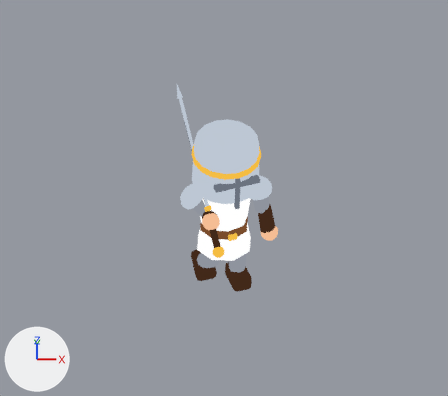
The Blender file art/swordsman/swordsman.blend as it was, and as the next commit left it.
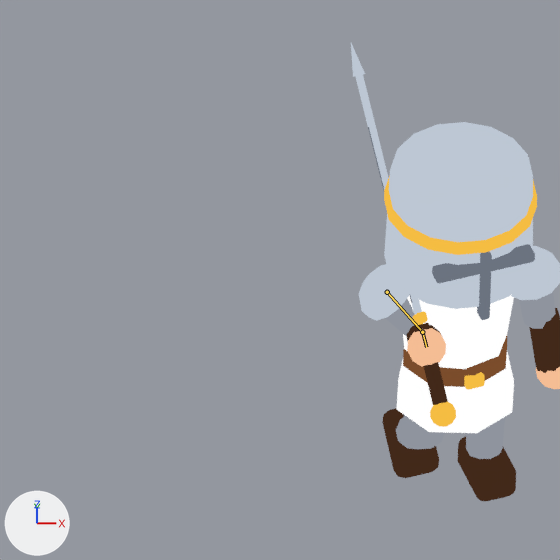
There are two pictures of each version: one from the file's camera 'camera', one close up on the part from 4% to 61% of the width and 16% to 80% of the height. Every picture has the same lights, and +X, +Y and +Z are marked at lower left. The last two pictures show the newer version. Both versions are drawn at frame 21 of the action 'swordsmanAction'; the numbers are the values there. The bones that change are drawn over the model as lines in the close-ups.

In view in the first close-up: 'belt', 'boot.L', 'boot.R', 'chest', 'fist.R', 'forearm.R', 'great_helm', 'great_helm_band', 'great_helm_slit', 'great_helm_top', 'greatsword_blade', 'greatsword_crossguard', 'greatsword_fuller', 'greatsword_grip', 'greatsword_pommel', 'greatsword_tip', 'pauldron.L', 'pauldron.R', 'skirt', 'sleeve.R' and 9 more.
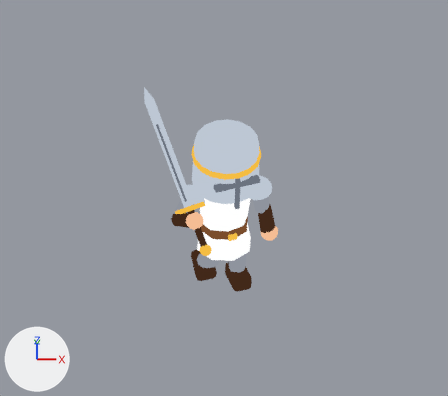
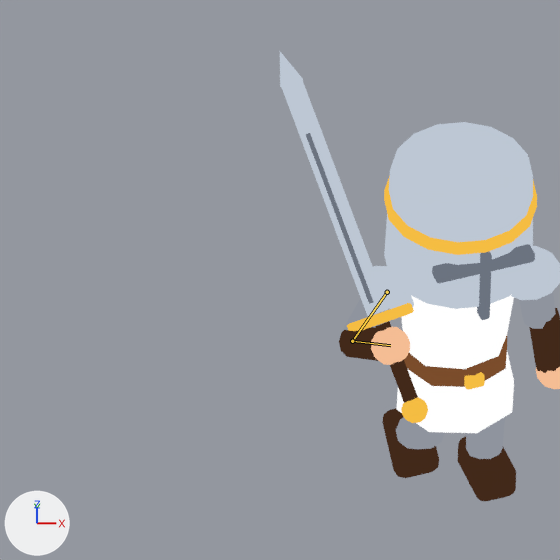
The edits, one by one:
Bone 'upperarm.R' (bone_upperarm_r) turns from (-18, -16, -35) to (-14, -5, 37) degrees about its own x, y and z.
Bone 'forearm.R' (bone_forearm_r) turns from (-102, 14, 31) to (-117, -9, -29) degrees about its own x, y and z.

Changed parts and their boxes [x1, y1, x2, y2] in the close-ups (560 x 560 px):
'greatsword_blade', posed (59% wider): before [355, 74, 422, 314]; after [281, 80, 388, 316]
'fist.R', posed: before [407, 328, 446, 366]; after [371, 327, 410, 365]
'pauldron.R', posed: before [359, 264, 409, 321]; after [373, 266, 414, 309]
'greatsword_grip', posed (26% wider): before [414, 323, 448, 405]; after [375, 321, 418, 403]
'greatsword_pommel', posed: before [430, 402, 456, 427]; after [401, 397, 428, 423]
'forearm.R', posed (mostly hidden before): before [406, 325, 441, 341]; after [339, 327, 378, 361]
'greatsword_fuller', posed (51% wider): before [368, 127, 412, 303]; after [306, 133, 373, 304]
'greatsword_crossguard', posed: before [412, 312, 427, 326]; after [347, 303, 414, 331]
'sleeve.R', posed: before [385, 299, 415, 337]; after [339, 298, 390, 338]
'greatsword_tip', posed (60% wider): before [351, 43, 365, 77]; after [280, 52, 303, 87]
bone 'upperarm.R', root to tip: before (387, 292) to (422, 332); after (387, 292) to (352, 341)
bone 'forearm.R', root to tip: before (422, 332) to (426, 347); after (352, 341) to (390, 345)
